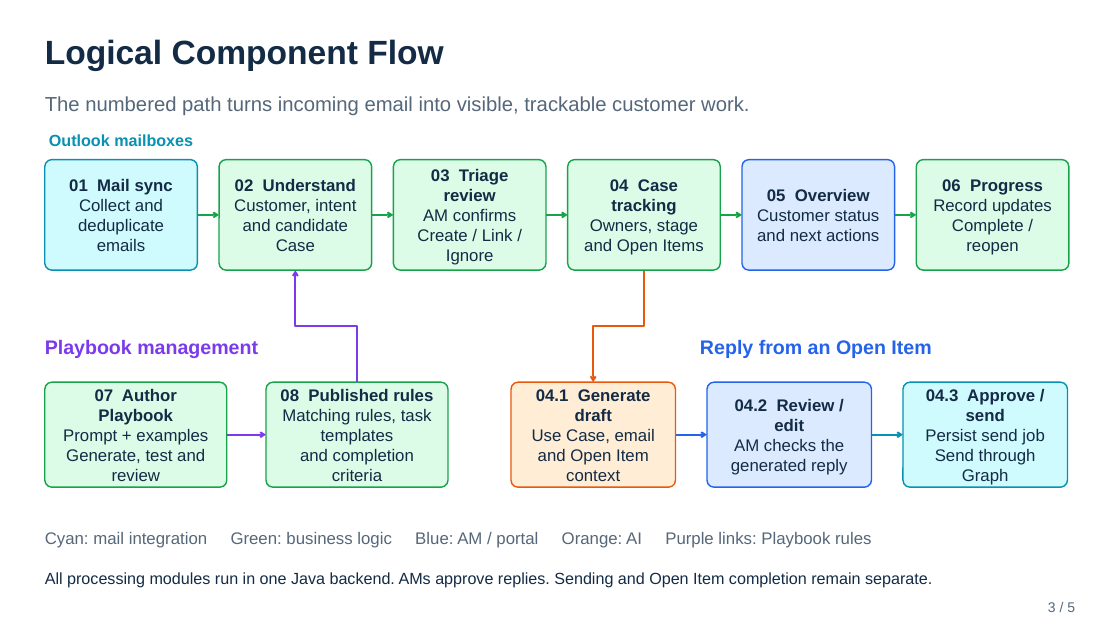
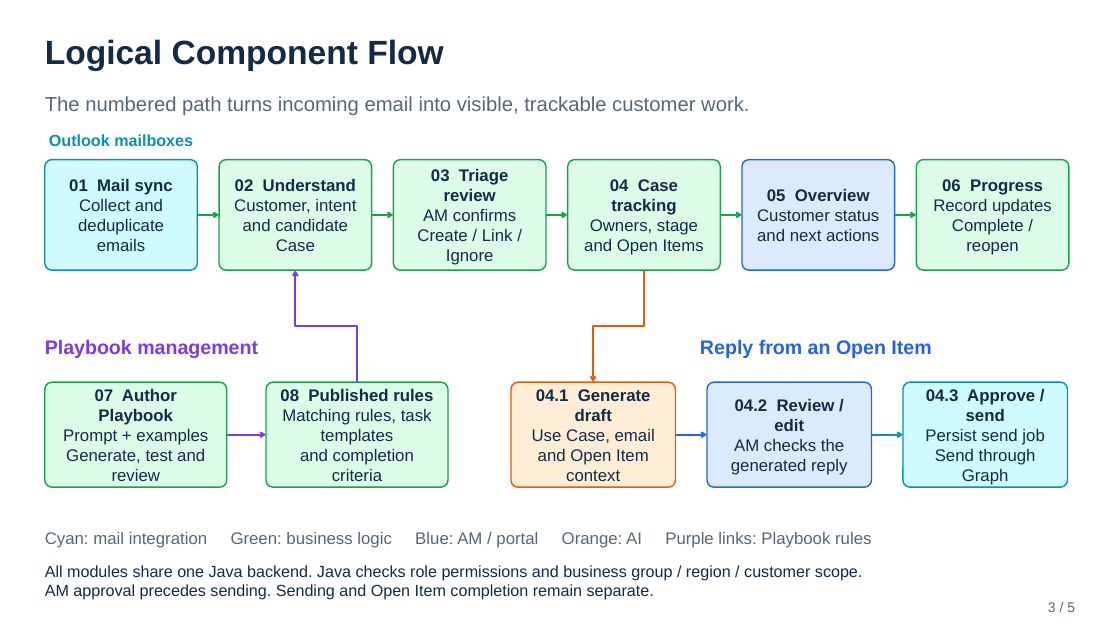
Before and after one commit to realAaronWu/aam, a slide deck: slide 3 of docs/presentations/aam-project-overview-mvp.pptx. Drawn at 1120x630 pixels with LibreOffice and Linux fonts; fonts in the diff are those of the drawing. Boxes give left, top, right and bottom in pixels: in the first picture for what was removed or moved away, otherwise in the second. Text is boxed around its words. In the diff, an @@ line names an element or a change of style, - is before the commit and + after.

Commit message:
docs: add fixed RBAC roles and scoped authorization to MVP design

```diff
--- a/docs/presentations/aam-project-overview-mvp.pptx
+++ b/docs/presentations/aam-project-overview-mvp.pptx
@@ text at bbox=[45, 565, 862, 600]: text changed @@
-All processing modules run in one Java backend. AMs approve replies. Sending and Open Item completion remain separate.
+All modules share one Java backend. Java checks role permissions and business group / region / customer scope.
+AM approval precedes sending. Sending and Open Item completion remain separate.
```
Also in this commit, not shown: 3 other slides changed, 2 other files.
